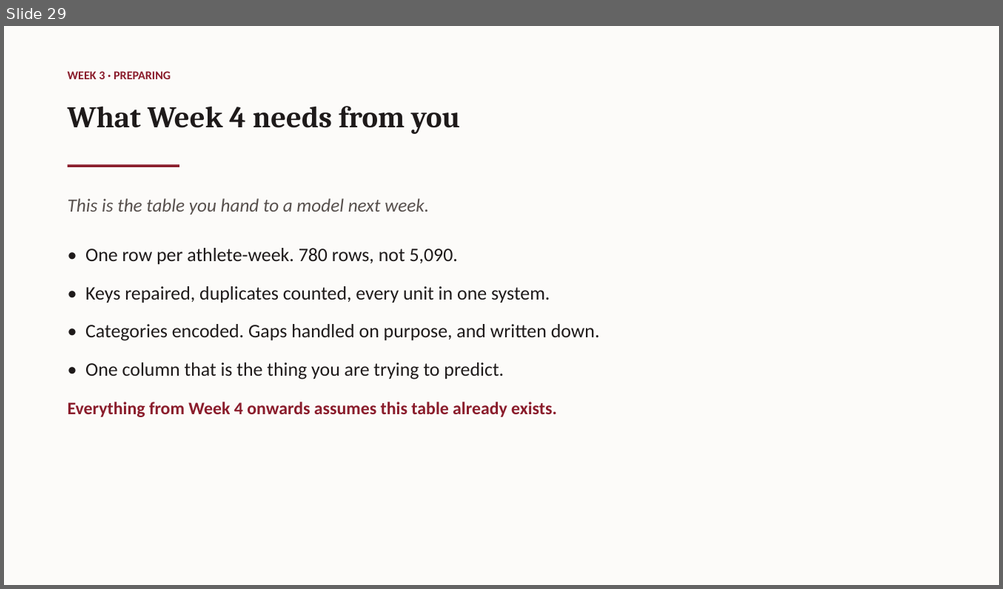
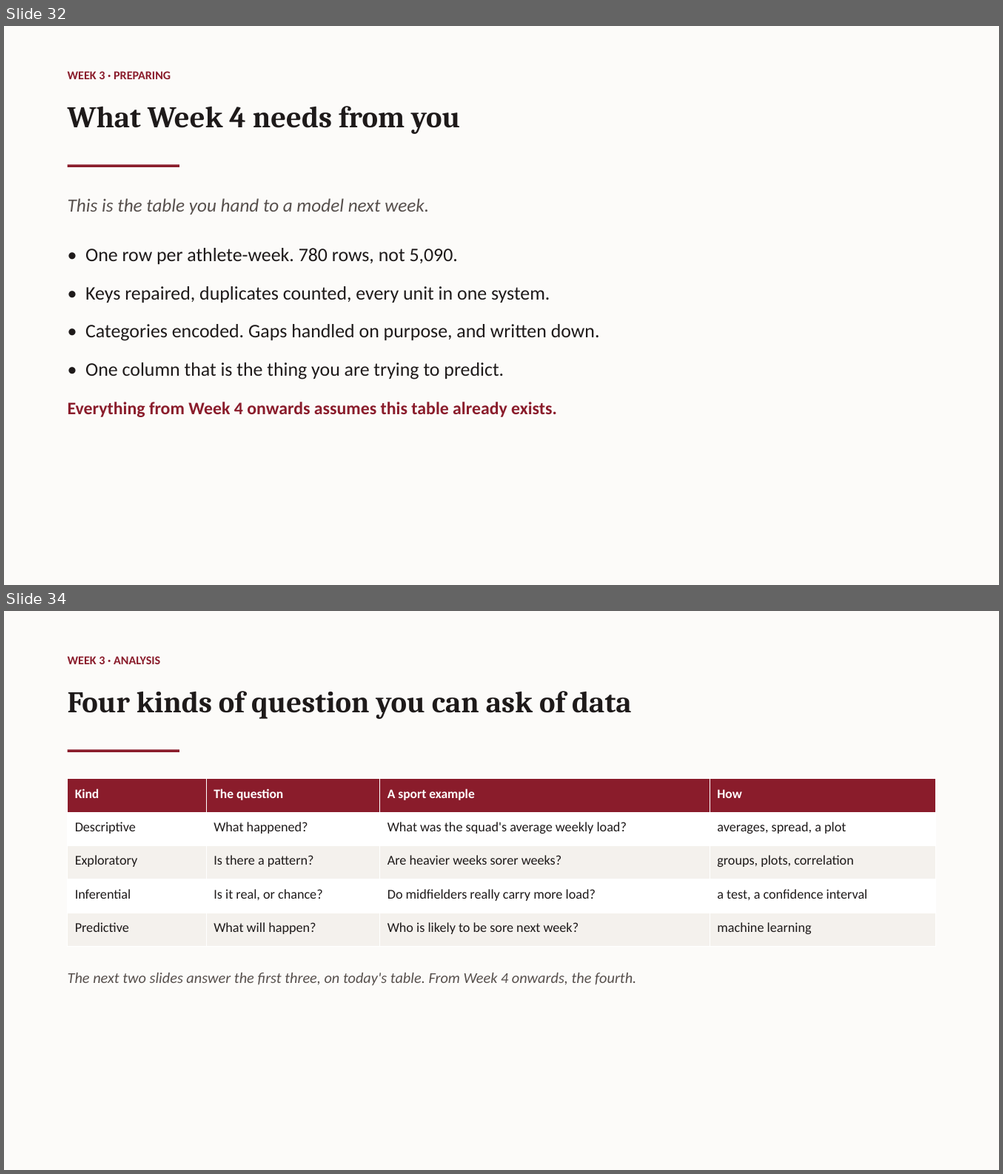
Before and after one commit to galipaydin/pes3850, a slide deck: lectures/week03/slides.pptx. Shown one above the other, each under a label of ours: slide 29 before the commit, slides 32 and 34 after it; the slides between them are not shown. The pictures are 1003x589 and 1003x1174 pixels, drawn with LibreOffice and Linux fonts; fonts in the diff are those of the drawing. Boxes give left, top, right and bottom in pixels: in the first picture for what was removed or moved away, otherwise in the second. Text is boxed around its words. In the diff, an @@ line names an element or a change of style, - is before the commit and + after.

Commit message:
Week 3 slides: preprocessing, analysis and machine learning

```diff
--- a/lectures/week03/slides.pptx
+++ b/lectures/week03/slides.pptx
@@ slide 34 added at [4,611,999,1170], background #FCFBF9 @@
@@ text added at [68,656,160,664], 11.5 pt, text #8A1C2B, bold @@
+WEEK 3 · ANALYSIS
@@ text added at [68,691,632,719], 29 pt, text #1E1A1A, bold @@
+Four kinds of question you can ask of data
@@ rectangle added at [68,750,179,753], fill #8A1C2B @@
@@ table added at [68,779,935,947], 5 rows, 4 columns @@
+Kind | The question | A sport example | How
+Descriptive | What happened? | What was the squad's average weekly load? | averages, spread, a plot
+Exploratory | Is there a pattern? | Are heavier weeks sorer weeks? | groups, plots, correlation
+Inferential | Is it real, or chance? | Do midfielders really carry more load? | a test, a confidence interval
+Predictive | What will happen? | Who is likely to be sore next week? | machine learning
@@ text added at [68,973,636,986], 14.5 pt, text #57504D, italic @@
+The next two slides answer the first three, on today's table. From Week 4 onwards, the fourth.
@@ what was slide 29 is now slide 32 @@
```
Also in this commit, not shown: 11 other slides added, 1 other file.
